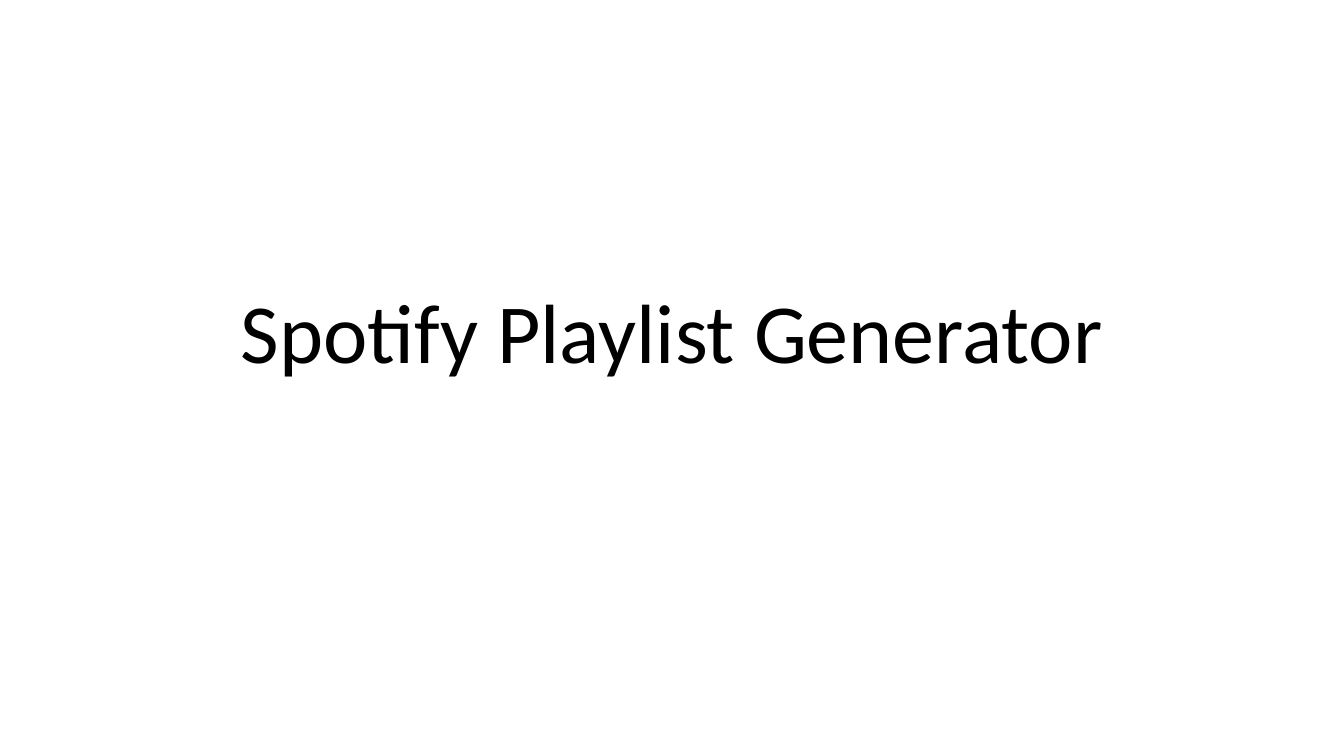
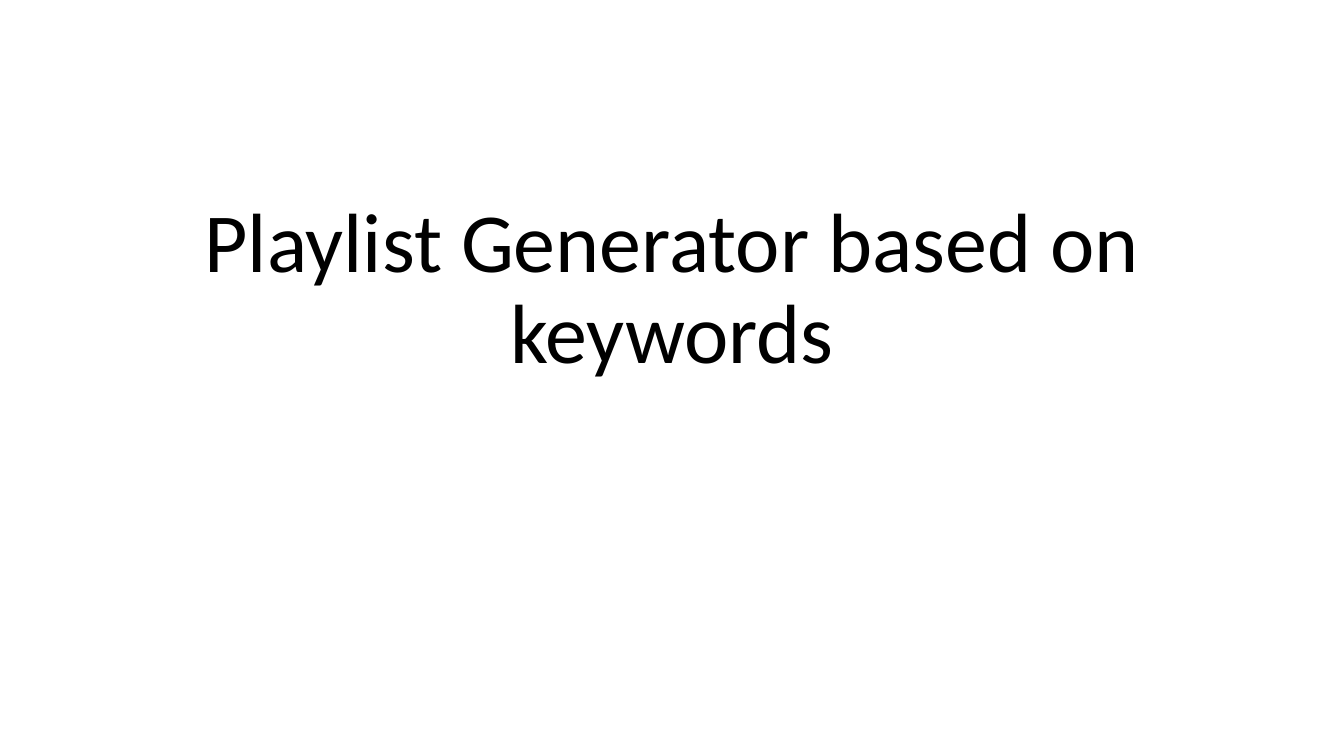
Before and after one commit to Yufei0523/322, a slide deck: slide 1 of Plan presentation.pptx. Drawn at 1344x756 pixels with LibreOffice and Linux fonts; fonts in the diff are those of the drawing. Boxes give left, top, right and bottom in pixels: in the first picture for what was removed or moved away, otherwise in the second. Text is boxed around its words. In the diff, an @@ line names an element or a change of style, - is before the commit and + after.

```diff
--- a/Plan presentation.pptx
+++ b/Plan presentation.pptx
@@ title at box(204, 213, 1138, 377): text changed @@
-Spotify Playlist Generator
+Playlist Generator based on keywords
```
Also in this commit, not shown: 2 other slides changed, 1 slide added, 1 slide removed, 1 other file.
